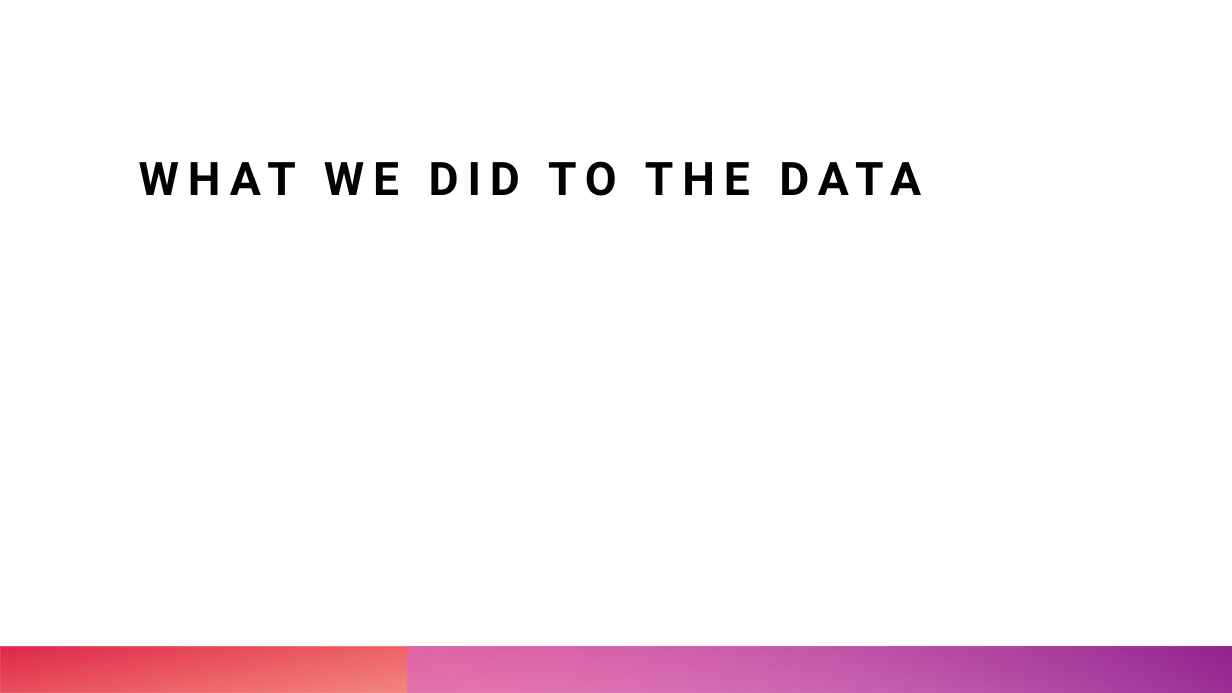
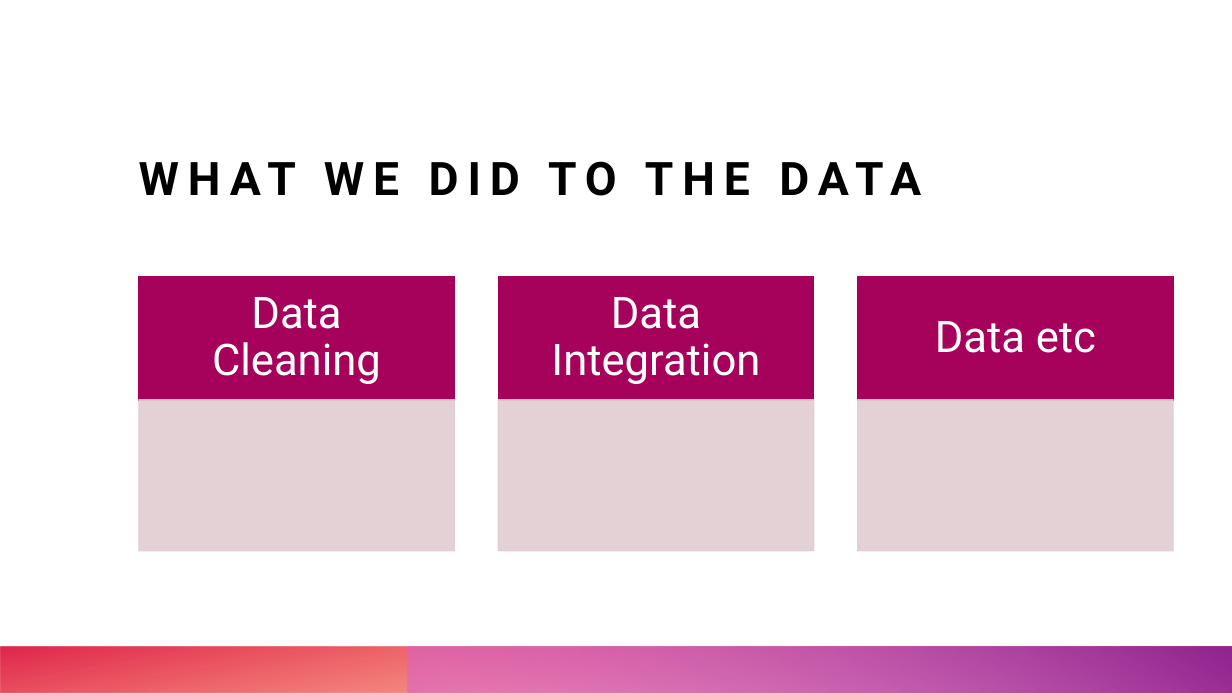
Before and after one commit to UpM-BSc-Ai-projects/Data-Mining-Project, a slide deck: slide 3 of Resources/PPT/Bitcoin Price Predictor.pptx. Drawn at 1232x693 pixels with LibreOffice and Linux fonts; fonts in the diff are those of the drawing. Boxes give left, top, right and bottom in pixels: in the first picture for what was removed or moved away, otherwise in the second. Text is boxed around its words. In the diff, an @@ line names an element or a change of style, - is before the commit and + after.

Commit message:
Updated ppt

```diff
--- a/Resources/PPT/Bitcoin Price Predictor.pptx
+++ b/Resources/PPT/Bitcoin Price Predictor.pptx
@@ group added at box(139, 276, 1173, 551): 6 rectangles, 3 texts @@
+Data Cleaning
+Data Integration
+Data etc
```
Also in this commit, not shown: 3 other slides changed, 1 slide added.
